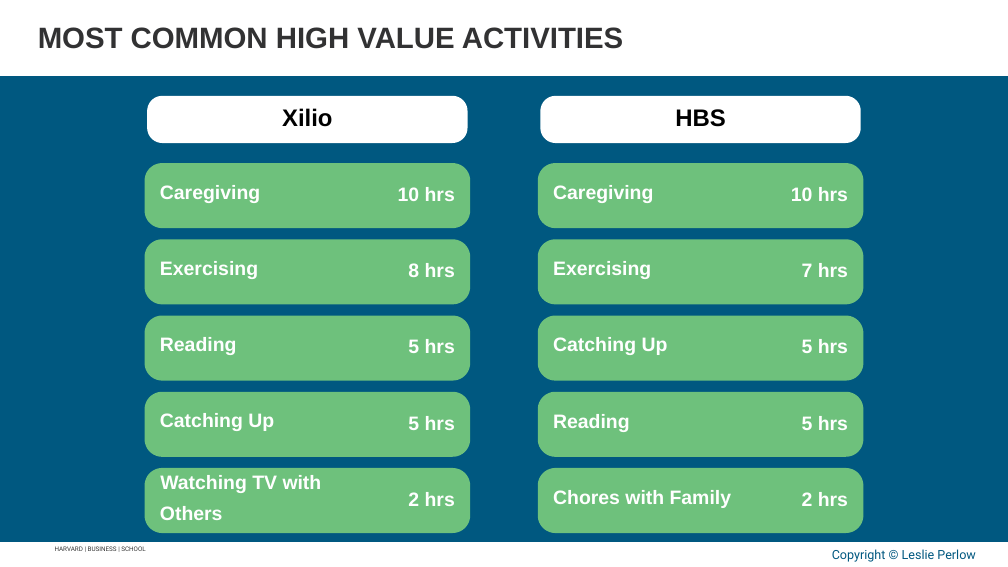
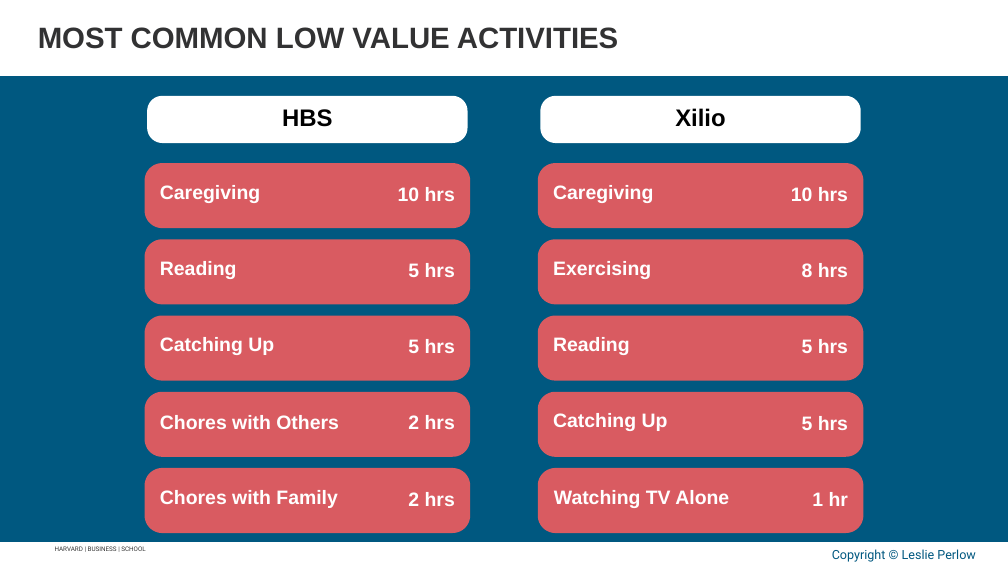
Before and after one commit to APPLITICS/lifematrix-deck-automation, a slide deck: slide 37 of outputs/generated_slides.pptx (slide 32 before the commit). Drawn at 1008x567 pixels with LibreOffice and Linux fonts; fonts in the diff are those of the drawing; background and template pictures are left out. Boxes give left, top, right and bottom in pixels: in the first picture for what was removed or moved away, otherwise in the second. Text is boxed around its words. In the diff, an @@ line names an element or a change of style, - is before the commit and + after.

```diff
--- a/outputs/generated_slides.pptx
+++ b/outputs/generated_slides.pptx
@@ text at [38, 27, 618, 49]: text changed @@
-MOST COMMON HIGH VALUE ACTIVITIES
+MOST COMMON LOW VALUE ACTIVITIES
@@ text "HBS": place and size @@
-text "HBS" at [675, 109, 725, 127]
+text "HBS" at [282, 109, 332, 127]
@@ text "Xilio": place and size @@
-text "Xilio" at [282, 108, 332, 127]
+text "Xilio" at [675, 108, 725, 127]
@@ text removed at [160, 261, 258, 279] @@
-Exercising
@@ text "5 hrs": place and size @@
-text "5 hrs" at [408, 416, 455, 430]
+text "5 hrs" at [408, 263, 455, 277]
@@ text "8 hrs": place and size @@
-text "8 hrs" at [408, 263, 455, 277]
+text "8 hrs" at [802, 263, 848, 277]
@@ text removed at [802, 263, 848, 277] @@
-7 hrs
@@ 3 texts: place and size @@
-3 texts at [160, 337, 630, 432]
+3 texts at [160, 261, 630, 355]
@@ text added at [160, 415, 339, 429], 18.5 pt, text #FFFFFF, bold @@
+Chores with Others
@@ text "2 hrs": place and size @@
-text "2 hrs" at [802, 492, 848, 506]
+text "2 hrs" at [408, 415, 455, 429]
@@ text "Catching Up": place and size @@
-text "Catching Up" at [553, 337, 668, 355]
+text "Catching Up" at [553, 413, 668, 431]
@@ fill #6EC17C to #D95B61 in 10 elements at [144, 163, 470, 228], [144, 240, 470, 305], [144, 315, 470, 380], [144, 392, 470, 457], [144, 468, 470, 533], [538, 163, 864, 228], [538, 240, 864, 305], [538, 315, 864, 380], [538, 392, 864, 457], [538, 468, 864, 533] @@
@@ text "Chores with Family": place and size @@
-text "Chores with Family" at [553, 490, 731, 508]
+text "Chores with Family" at [160, 490, 337, 508]
@@ text removed at [160, 506, 223, 520] @@
-Others
@@ text at [554, 490, 729, 508]: text changed @@
-Watching TV with
+Watching TV Alone
@@ text added at [812, 492, 848, 506], 18.5 pt, text #FFFFFF, bold @@
+1 hr
```
Also in this commit, not shown: 9 other slides changed, 1 slide added, 1 slide removed.
